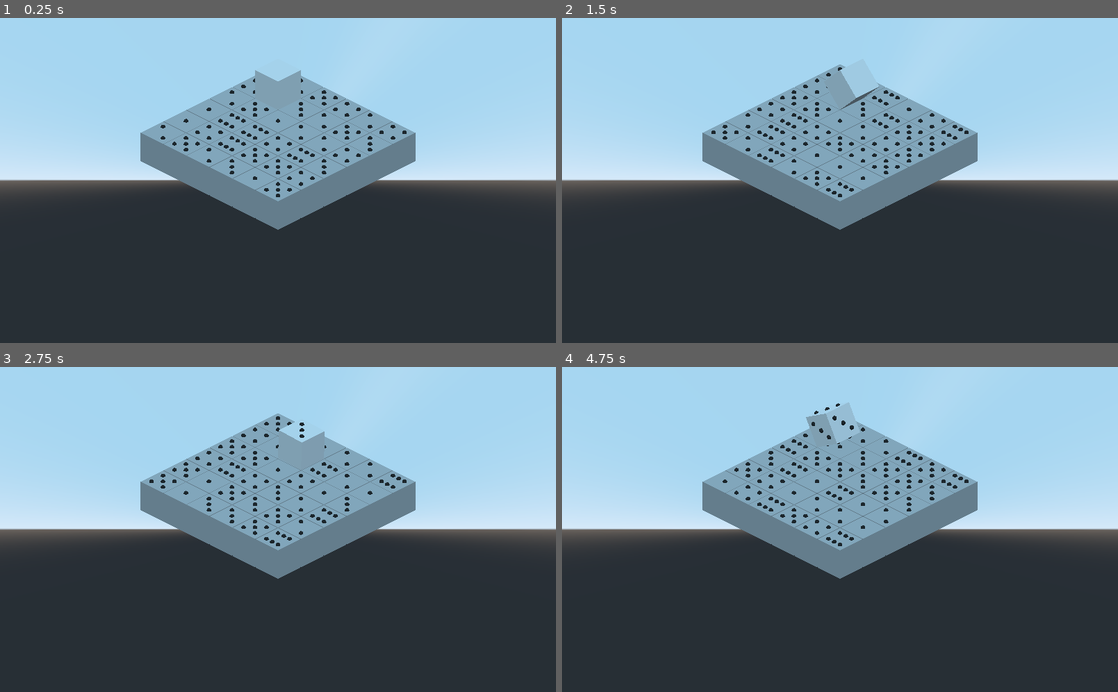
Above: before the commit, frames 1-4 (two rows, left to right).
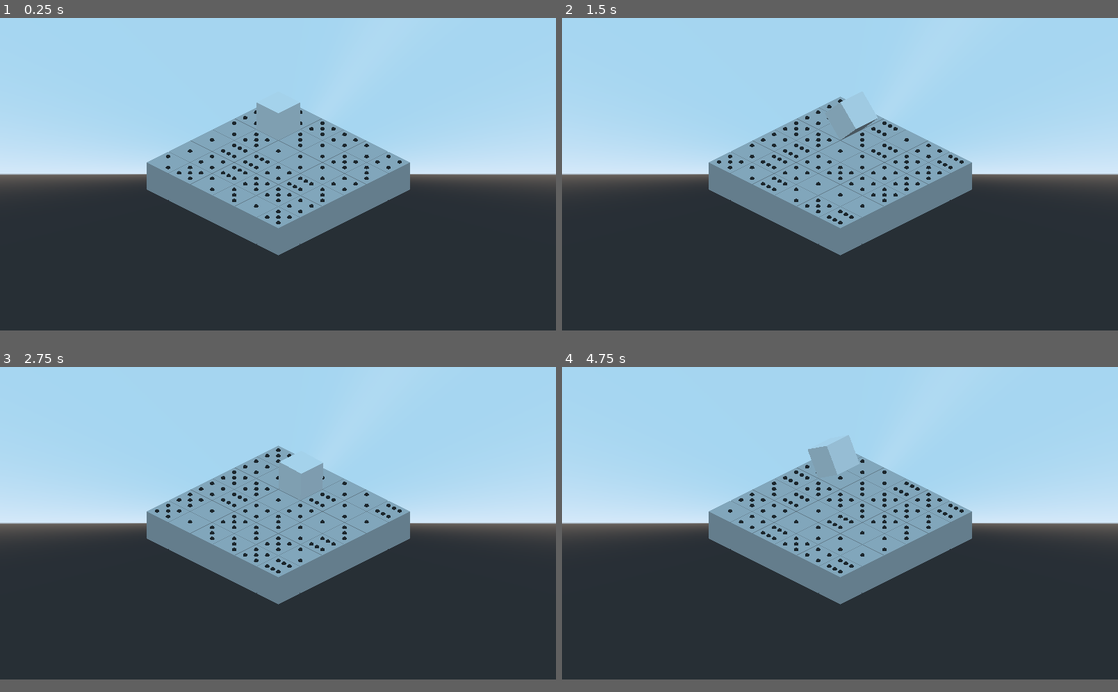
Above: after the commit, the same moments.

Repository: suaveware/gmtk-jam-2022
Game: Godot game, scene res://Main.tscn
Same seed, same stepped clock (60 frames per second), same inputs: the game is played once before the commit and once after it.
Inputs:
- Up to frame 1 (0.25 s): no input
- Up to frame 2 (1.5 s): tap Enter at 0.5 s; hold D (roll_right) 0.53-1.28 s; tap R at 0.6, 1.35 s; hold S (roll_down) from 1.28 s (still down)
- Up to frame 3 (2.75 s): release S (roll_down) at 2.03 s; hold D (roll_right) from 2.03 s (still down); tap R at 2.1 s
- Up to frame 4 (4.75 s): release D (roll_right) at 2.78 s; hold W (roll_up) 2.78-3.53 s; tap R at 2.85, 3.6, 4.35 s; hold A (roll_left) from 3.53 s (still down)
In our replay, the window is 800x468 before the commit and 800x450 after it. These sizes can differ from the game's own. Grey fills any space a smaller window leaves; there, only what the larger window draws over its background counts as a difference.

The runs differ from the first frame. In frame 1, 15% of the frame differs, in the area x 0-100%, y 16-74%; in frame 2, 15%; in frame 3, 15%; in frame 4, 15%, in the area x 0-100%, y 10-74%.

Commit message:
Reset method for the cube player

Diff:
--- a/Main.tscn
+++ b/Main.tscn
@@ -17,7 +17,7 @@
 script = ExtResource( 3 )
 
 [node name="Camera" type="Camera" parent="CameraPivot"]
-transform = Transform( 0.707107, -0.353553, 0.612373, 0, 0.866026, 0.499999, -0.707107, -0.353553, 0.612373, 39.6489, 29.9864, 39.6489 )
+transform = Transform( 0.707107, -0.353553, 0.612373, 0, 0.866026, 0.499999, -0.707107, -0.353553, 0.612373, 38.8885, 31.849, 38.8885 )
 projection = 1
 current = true
 size = 20.0
--- a/project.godot
+++ b/project.godot
@@ -23,6 +23,13 @@
 config/name="2022 Gtmk"
 run/main_scene="res://Main.tscn"
 config/icon="res://icon.png"
+
+[display]
+
+window/size/width=1920
+window/size/height=1080
+window/stretch/mode="viewport"
+window/stretch/aspect="expand"
 
 [input]
 
--- a/src/Player/Player.gd
+++ b/src/Player/Player.gd
@@ -59,5 +59,14 @@
 
 	return true
 
+
+func reset() -> void:
+	face_values = { Left = 0, Right = 0, Forward = 0, Back = 0, Up = 0, Down = 0 }
+
+	for direction in mesh.get_children():
+		for ball in direction.get_children():
+			ball.queue_free()
+
+
 func _on_Tween_tween_step(_object, _key, _elapsed, _value):
 	pivot.transform = pivot.transform.orthonormalized()
--- a/src/classes/Grid.gd
+++ b/src/classes/Grid.gd
@@ -26,6 +26,7 @@
 
 
 func load_level(level: Level = null):
+	player.reset()
 	for child in get_children():
 		positions = {}
 		child.queue_free()
